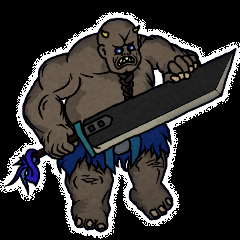
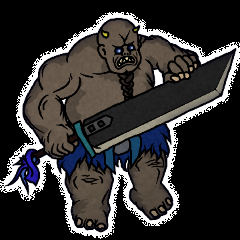
Layers edited between the first and the second 240×240 image:
removed group "Ogre tan" (84 layers) over [3, 17, 237, 234]
removed group "Outline" (3rd of 3, in "Ogre tan") (20 layers) from group "Ogre tan" over [3, 17, 237, 234]
removed layer "detail" (7th of 9, in "Ogre tan" › "Outline") from group "Outline" over [142, 36, 184, 83]
removed layer "Ribbon" (5th of 6, in "Ogre tan" › "Outline") from group "Outline" over [3, 148, 42, 196]
removed layer "Sword 2" (5th of 6, in "Ogre tan" › "Outline") from group "Outline" over [153, 50, 236, 149]
removed layer "Sword" (7th of 9, in "Ogre tan" › "Outline") from group "Outline" over [21, 48, 237, 160]
removed layer "upper body 1" (5th of 6, in "Ogre tan" › "Outline") from group "Outline" over [22, 63, 128, 161]
removed layer "upper body 2" (5th of 6, in "Ogre tan" › "Outline") from group "Outline" over [22, 17, 202, 128]
removed layer "Skirt" (7th of 9, in "Ogre tan" › "Outline") from group "Outline" over [56, 122, 172, 186]
removed layer "Legs 2" (5th of 6, in "Ogre tan" › "Outline") from group "Outline" over [72, 160, 164, 231]
removed layer "Legs" (5th of 6, in "Ogre tan" › "Outline") from group "Outline" over [64, 156, 174, 234]
removed group "Color" (3rd of 3, in "Ogre tan") (45 layers) from group "Ogre tan" over [11, 18, 234, 232]
removed layer "Sword Edge" (3rd of 3, in "Ogre tan" › "Color") from group "Color" over [153, 50, 234, 155]
removed layer "Sword" (9th of 9, in "Ogre tan" › "Color") from group "Color" over [153, 50, 234, 155]
removed layer "Skirt" (9th of 9, in "Ogre tan" › "Color") from group "Color" over [58, 123, 170, 180]
removed layer "Nails" (3rd of 3, in "Ogre tan" › "Color") from group "Color" over [76, 69, 198, 230]
removed layer "Skin copy" (3rd of 3, in "Ogre tan" › "Color") from group "Color" over [11, 18, 234, 232]
removed layer "Skin" (3rd of 3, in "Ogre tan" › "Color") from group "Color" over [11, 18, 234, 232]
…and 10 more changes (10 removed)
